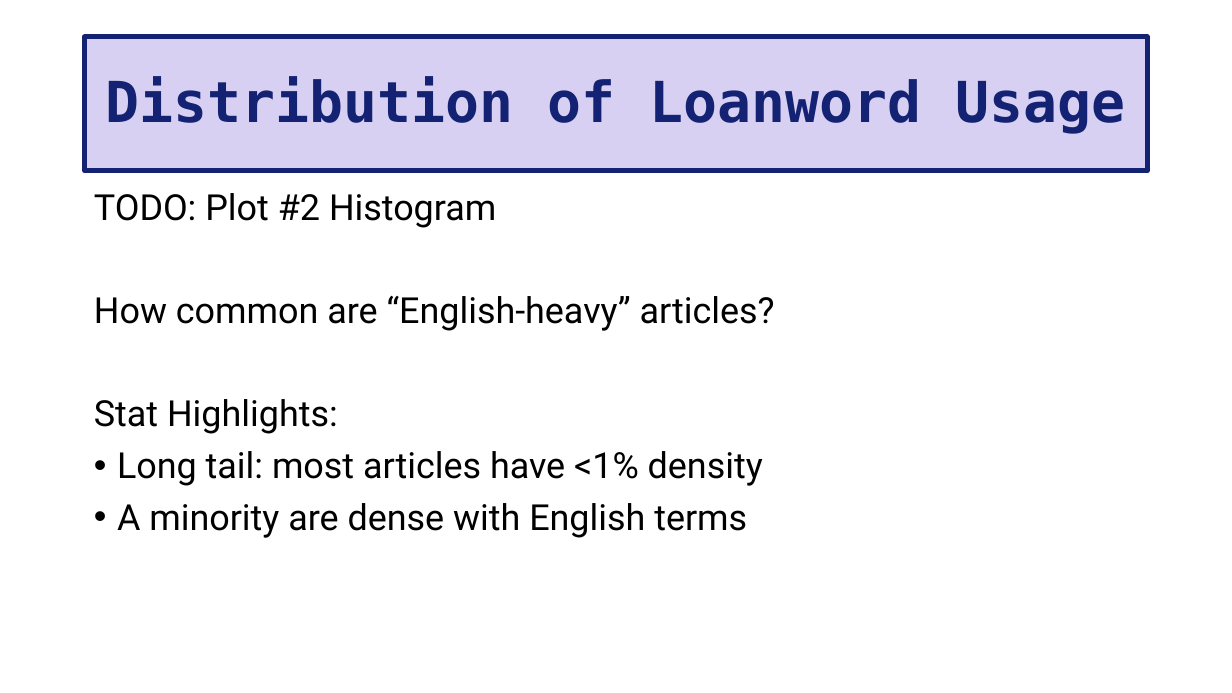
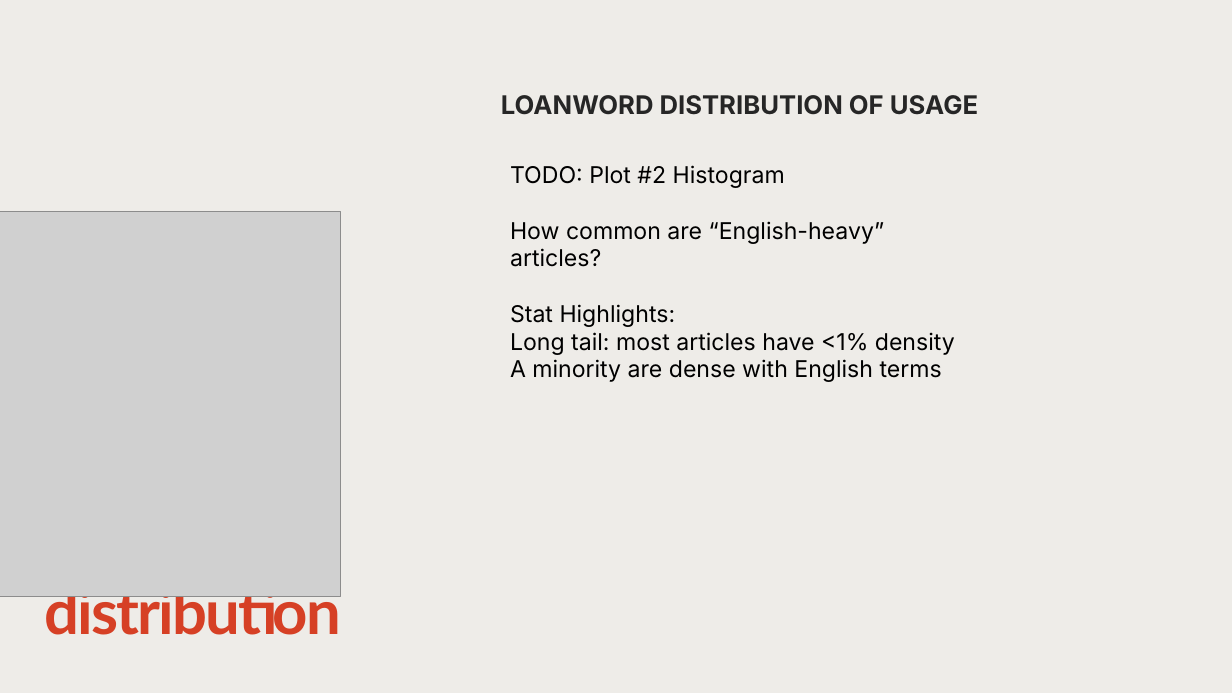
Before and after one commit to halfpintutopia/DA-deutsch-englisch-einfluss, a slide deck: slide 6 of DA_Final_Presentation.pptx (slide 5 before the commit). Drawn at 1232x693 pixels with LibreOffice and Linux fonts; fonts in the diff are those of the drawing; grey boxes stand for pictures. Boxes give left, top, right and bottom in pixels: in the first picture for what was removed or moved away, otherwise in the second. Text is boxed around its words. In the diff, an @@ line names an element or a change of style, - is before the commit and + after.

Commit message:
New design on presentation

```diff
--- a/DA_Final_Presentation.pptx
+++ b/DA_Final_Presentation.pptx
@@ background #FFFFFF to #EEECE8 @@
@@ text "LOANWORD DISTRIBUTION OF USAGE": place and size @@
-text "LOANWORD DISTRIBUTION OF USAGE" at [85,37,1148,171]
+text "LOANWORD DISTRIBUTION OF USAGE" at [501,95,978,115]
@@ text "LOANWORD DISTRIBUTION OF USAGE" at [501,95,978,115]: vertical alignment middle to top; fill #D8D0F2 to none; outline #142273 4 pt to none @@
@@ text at [501,95,978,115]: text changed; size 44 to 20 pt; font DejaVu Sans Mono to Inter; text colour #142273 to #262626 @@
-Distribution of Loanword Usage
+LOANWORD DISTRIBUTION OF USAGE
@@ text "TODO: Plot #2 Histogram": place and size @@
-text "TODO: Plot #2 Histogram" at [94,193,775,538]
+text "TODO: Plot #2 Histogram" at [510,165,955,382]
@@ text "TODO: Plot #2 Histogram" at [510,165,955,382]: size 28 to 18 pt, font Roboto to Inter; line spacing 0.9 to 1; less space between paragraphs; bullet • to none @@
@@ picture added at [0,212,341,597] @@
@@ title added at [45,581,341,635], 48 pt, text #D64025, bold @@
+distribution
```
Also in this commit, not shown: 9 other slides changed, 3 slides added, 2 slides removed.
